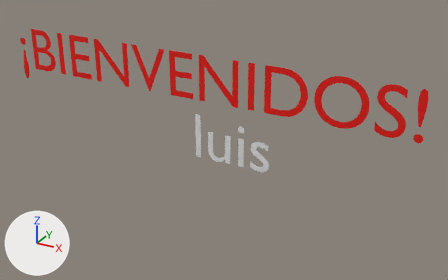
Two versions of the Blender file bienvenida.blend, one commit apart.
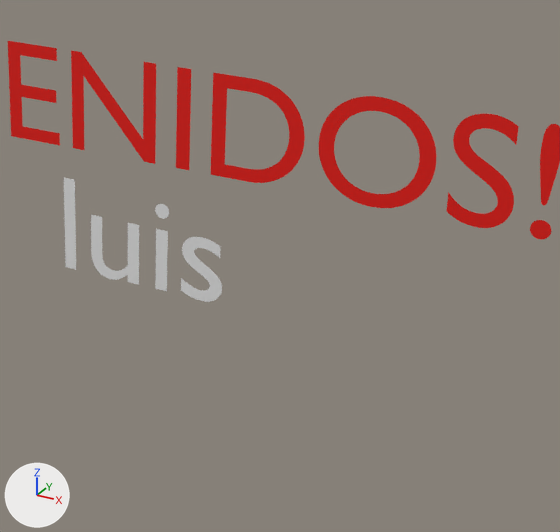
There are two pictures of each version: one whole from a 50 mm camera at (4.55, -7.27, 3.1) aimed at (0.44, 0.19, -0.64), one close up on the part from 37% to 95% of the width and 11% to 100% of the height. Every picture has the same lights, and +X, +Y and +Z are marked at lower left.

The scene before the commit, as lines of its bpy script (objects in view):
```python
txt_text = bpy.data.curves.new('Text', 'FONT')
txt_text.body = '¡BIENVENIDOS!'
txt_text.materials.append(mat_rojo)  # red #e70e00
txt_text.align_x = 'CENTER'
txt_text_001 = bpy.data.curves.new('Text.001', 'FONT')
txt_text_001.body = 'luis'
ob_bienvenidos = bpy.data.objects.new('bienvenidos', txt_text)
ob_bienvenidos.location = (0.0, 0.0, 0.0)
ob_bienvenidos.rotation_euler = (1.571, 0.0, 0.0)  # degrees (90, 0, 0)
ob_text = bpy.data.objects.new('Text', txt_text_001)
ob_text.location = (0.0, 0.0, -0.91)
ob_text.rotation_euler = (1.571, 0.0, 0.0)  # degrees (90, 0, 0)
```
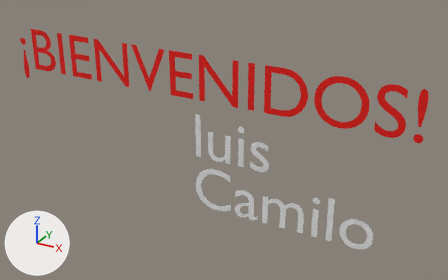
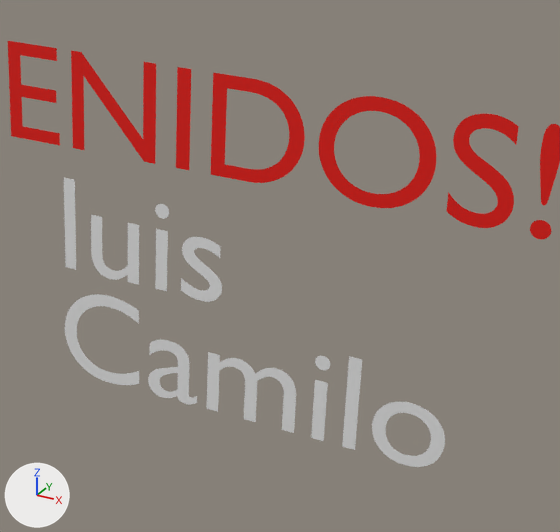
Pixel boxes [x1, y1, x2, y2] of what changed, in the close-ups (560 x 532 px):
'Text.001', added: after [65, 294, 445, 467]

Patch to the scene script:
```diff
--- a/bienvenida.blend.py
+++ b/bienvenida.blend.py
@@ txt_text_002 @@
+txt_text_002 = bpy.data.curves.new('Text.002', 'FONT')
+txt_text_002.body = 'Camilo'
@@ ob_text_001 @@
+ob_text_001 = bpy.data.objects.new('Text.001', txt_text_002)
+ob_text_001.location = (0.0, 0.0, -1.742)
+ob_text_001.rotation_euler = (1.571, 0.0, 0.0)  # degrees (90, 0, 0)
```
